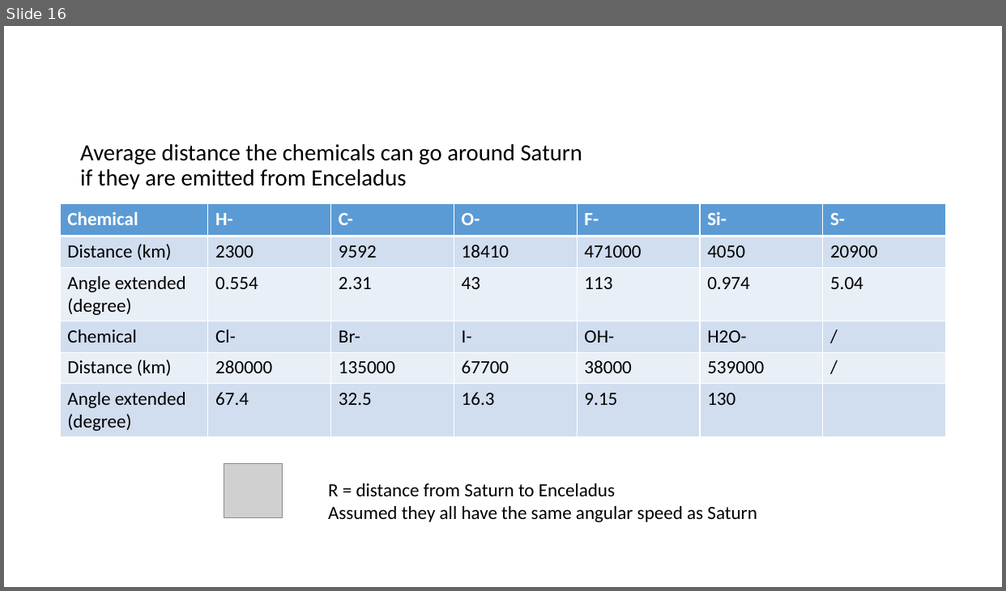
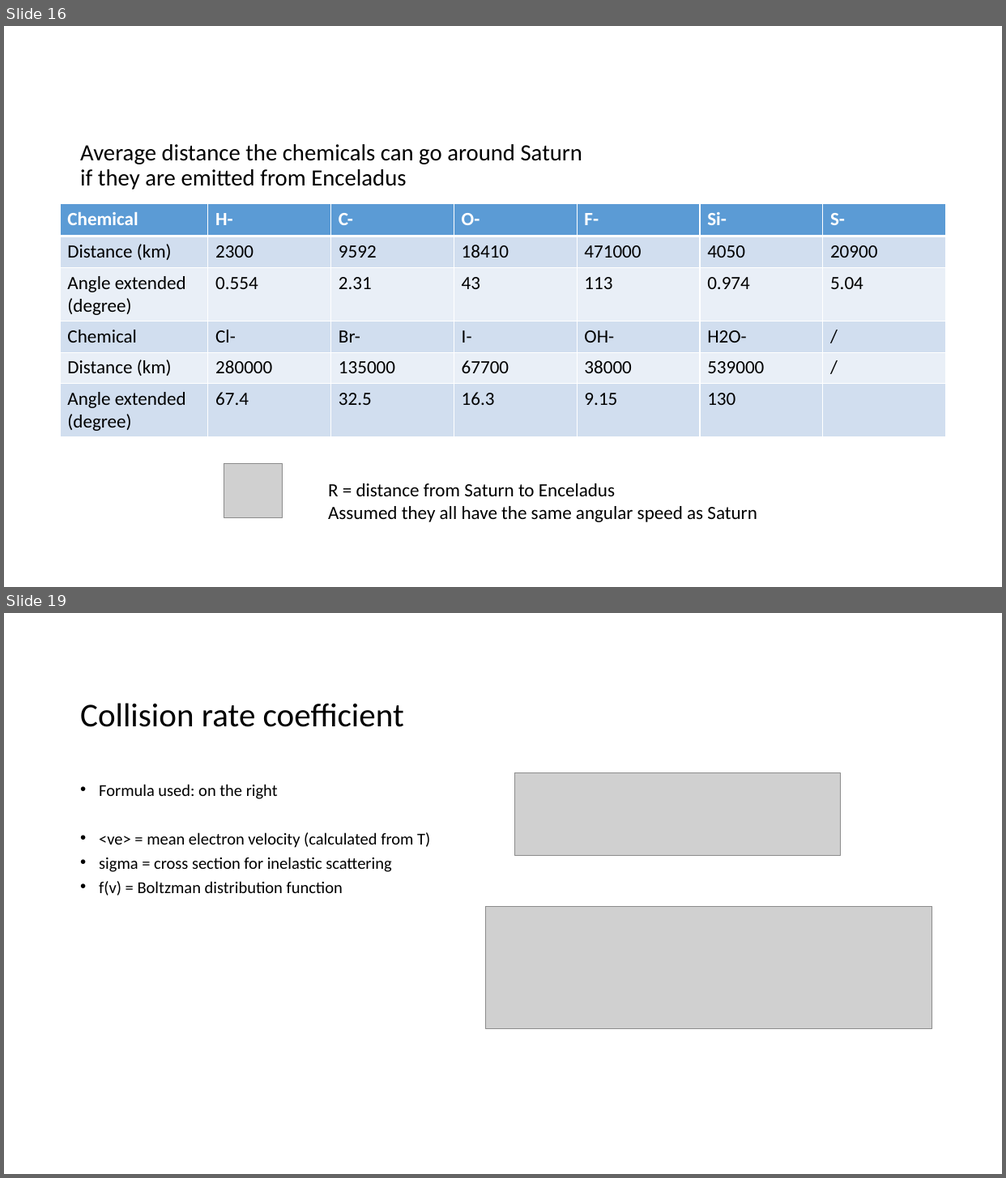
Before and after one commit to CubeOvO/Saturn, a slide deck: week4/Photodetachment Rate at Saturn - Draft.pptx. Shown one above the other, each under a label of ours: slide 16 before the commit, slides 16 and 19 after it; the slides between them are not shown. The pictures are 1006x591 and 1006x1178 pixels, drawn with LibreOffice and Linux fonts; fonts in the diff are those of the drawing; grey boxes stand for pictures. Boxes give left, top, right and bottom in pixels: in the first picture for what was removed or moved away, otherwise in the second. Text is boxed around its words. In the diff, an @@ line names an element or a change of style, - is before the commit and + after.

```diff
--- a/week4/Photodetachment Rate at Saturn - Draft.pptx
+++ b/week4/Photodetachment Rate at Saturn - Draft.pptx
@@ slide 19 added at <box>4,613,1002,1174</box>, background #FFFFFF @@
@@ title added at <box>80,703,404,727</box>, 32 pt, text #000000 @@
+Collision rate coefficient
@@ picture added at <box>514,773,840,855</box> @@
@@ text added at <box>99,784,430,896</box>, 16 pt, text #000000 @@
+• Formula used: on the right
+• <ve> = mean electron velocity (calculated from T)
+• sigma = cross section for inelastic scattering
+• f(v) = Boltzman distribution function
@@ picture added at <box>486,906,933,1029</box> @@
```
Also in this commit, not shown: 4 other slides added.
